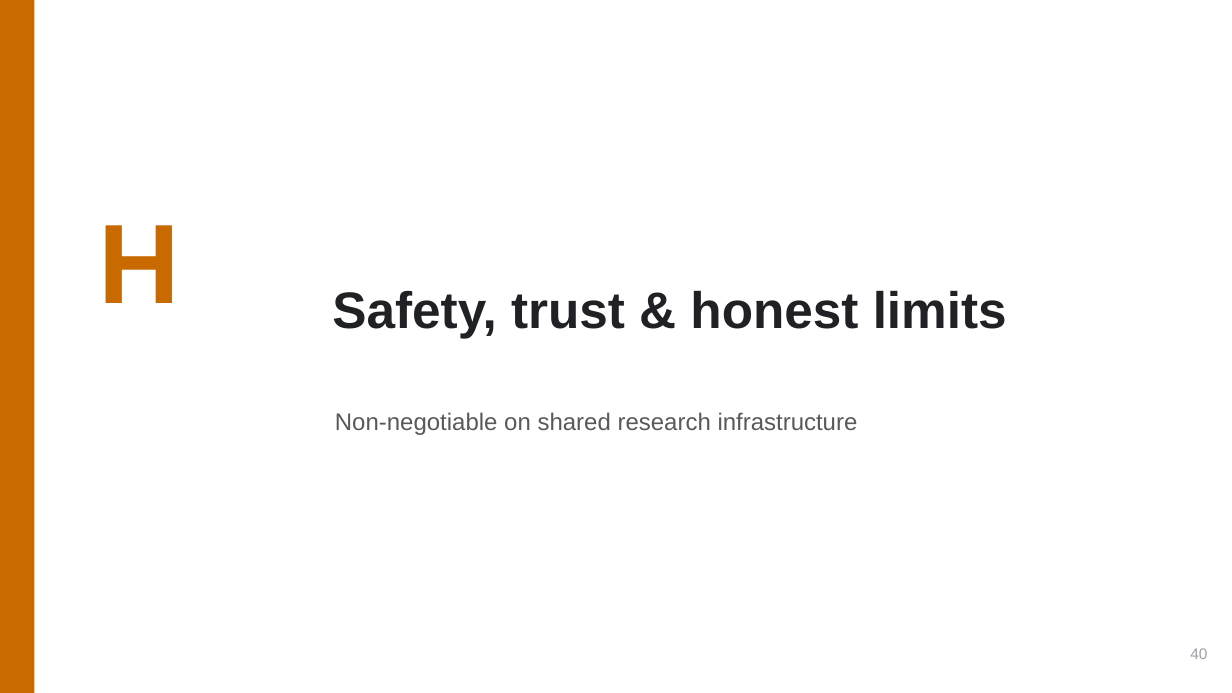
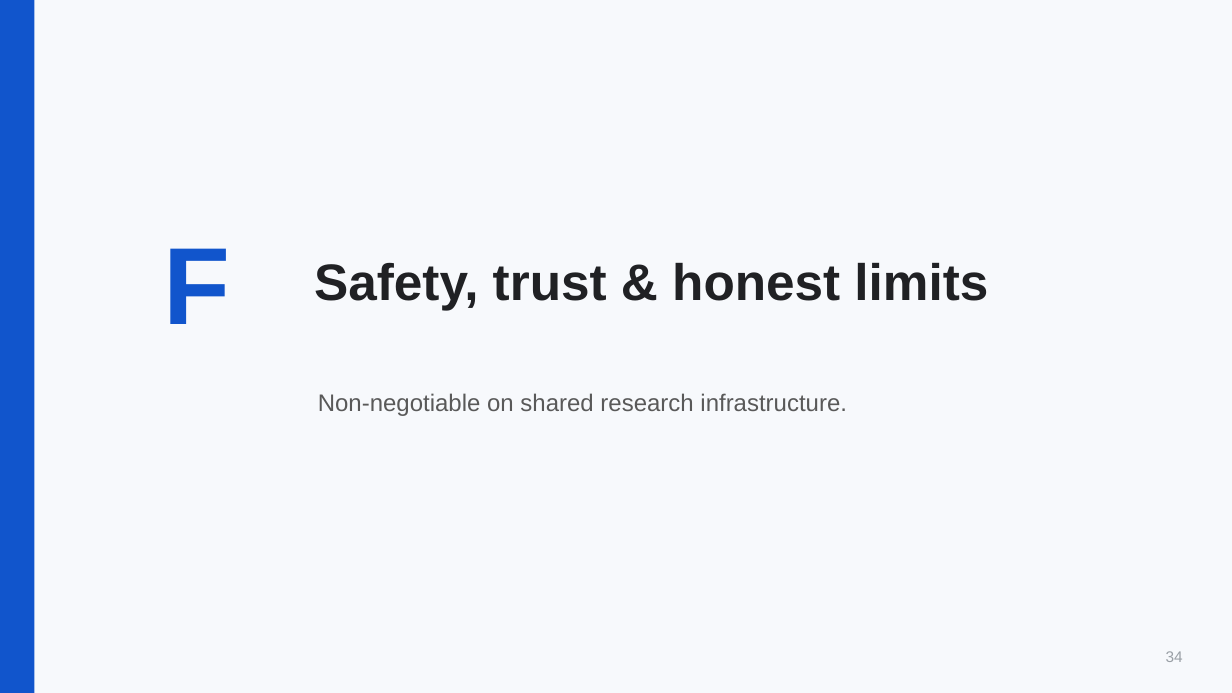
Before and after one commit to PursuitOfDataScience/uchicago-workshops, a slide deck: slide 34 of claude-code-tutorial/claude-code-tutorial.pptx (slide 40 before the commit). Drawn at 1232x693 pixels with LibreOffice and Linux fonts; fonts in the diff are those of the drawing. Boxes give left, top, right and bottom in pixels: in the first picture for what was removed or moved away, otherwise in the second. Text is boxed around its words. In the diff, an @@ line names an element or a change of style, - is before the commit and + after.

```diff
--- a/claude-code-tutorial/claude-code-tutorial.pptx
+++ b/claude-code-tutorial/claude-code-tutorial.pptx
@@ rectangle at (x1=0, y1=0, x2=34, y2=692): fill #C86A00 to #1155CC @@
@@ rectangle added at (x1=0, y1=0, x2=1232, y2=692), fill #F7F9FC @@
@@ text "Safety, trust & honest limits" moved from (x1=332, y1=290, x2=1007, y2=338) to (x1=314, y1=262, x2=988, y2=310) @@
@@ text removed at (x1=98, y1=225, x2=180, y2=303) @@
-H
@@ text added at (x1=163, y1=248, x2=230, y2=324), 64 pt, text #1155CC, bold @@
+F
@@ text at (x1=318, y1=393, x2=847, y2=416): text changed @@
-Non-negotiable on shared research infrastructure
+Non-negotiable on shared research infrastructure.
@@ text added at (x1=1166, y1=651, x2=1183, y2=662), 9 pt, text #9AA0A6 @@
+34
@@ text removed at (x1=1190, y1=648, x2=1207, y2=659) @@
-40
```
Also in this commit, not shown: 3 other slides changed, 37 slides added, 44 slides removed, 22 other files.
